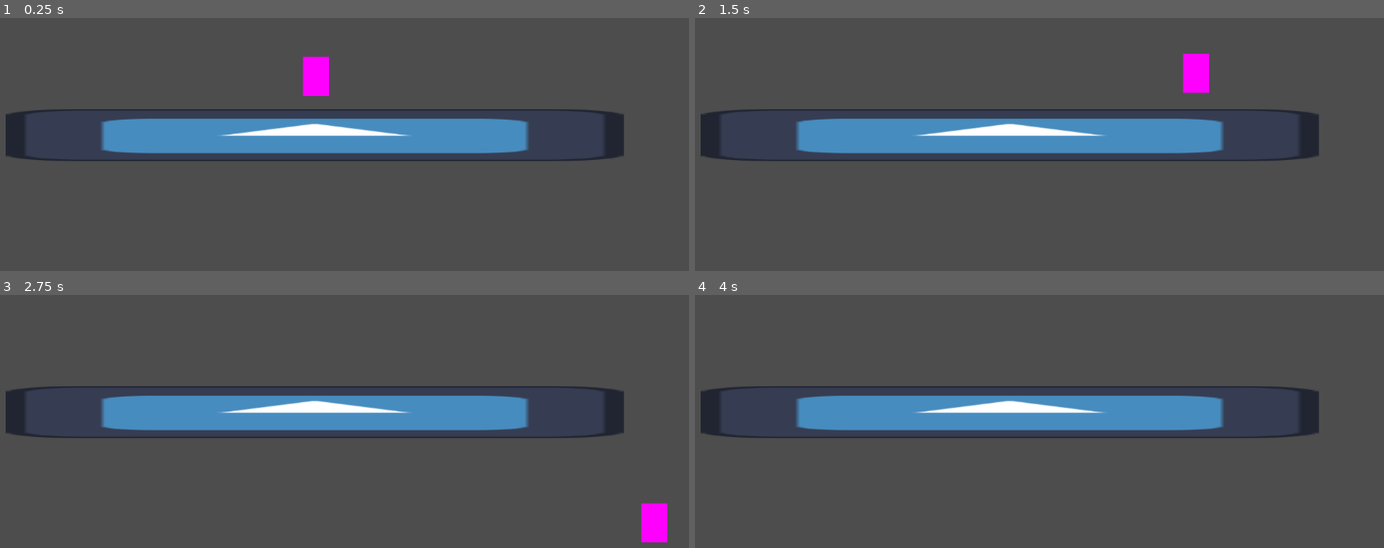
Above: before the commit, frames 1-4 (two rows, left to right).
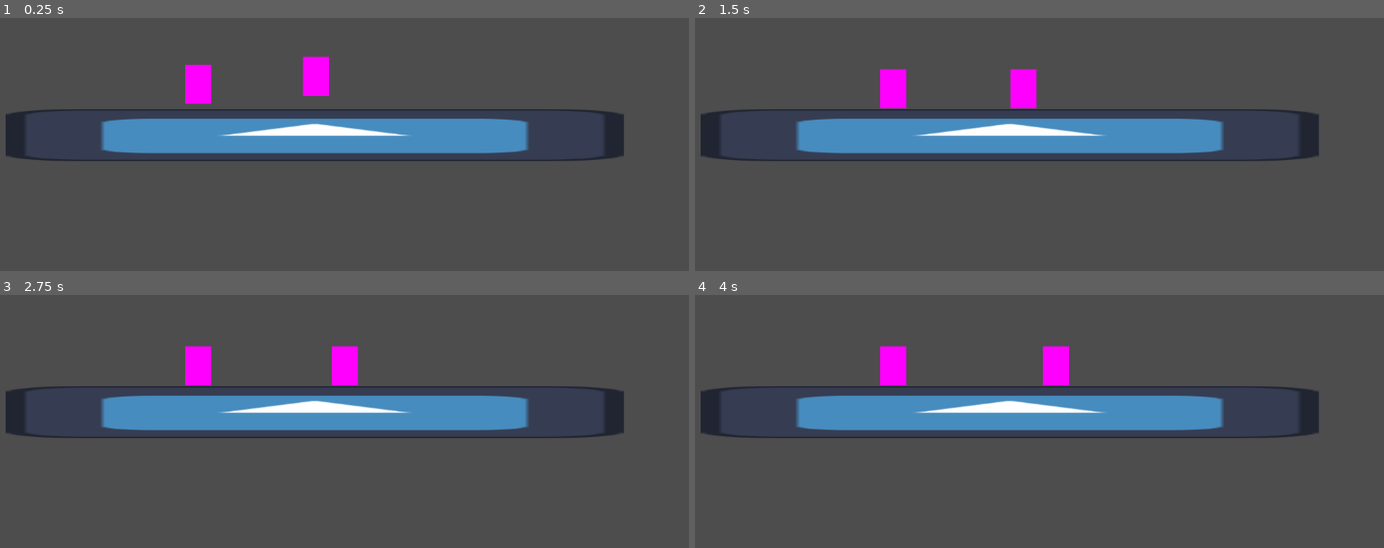
Above: after the commit, the same moments.

Repository: jneisen/avatargame
Game: Godot game, scene res://Scenes/test.tscn
The game is run twice, just before and just after one commit, with the same random seed, the same clock (stepped at 60 frames per second) and the same inputs. The engine's default icon, where the game draws it, is replaced by a stand-in: a white triangle on a blue panel in a dark square.
Inputs:
- Up to frame 1 (0.25 s): no input
- Up to frame 2 (1.5 s): hold Space (Attack) 0.53-1.28 s; hold D (Right) from 0.53 s (still down); tap W (Jump) at 0.77 s; tap , (Attack2) at 1.35 s
- Up to frame 3 (2.75 s): tap W (Jump) at 1.52 s; release D (Right) at 2.03 s; hold A (Left) from 2.03 s (still down); hold Down (Down2) from 2.03 s (still down)
- Up to frame 4 (4 s): release A (Left) at 2.78 s; release Down (Down2) at 2.78 s; hold D (Right) from 2.78 s (still down); tap Left (Left2) at 2.85 s; tap W (Jump) at 3.02, 3.77 s; tap Enter at 3.5 s; hold Right (Right2) from 3.53 s (still down)

The runs differ from the first frame. In frame 1, 0.6% of the frame differs, in the area x 26-31%, y 18-35%; in frame 2, 1.8%, in the area x 26-75%, y 14-36%; in frame 3, 1.8%; in frame 4, 1.2%.

Commit message:
added a way to stop movement while in a move and a way to cancel a move when a person is hit

Diff:
--- a/Scenes/character.tscn
+++ b/Scenes/character.tscn
@@ -7,6 +7,8 @@
 [sub_resource type="PlaceholderTexture2D" id="PlaceholderTexture2D_8akw6"]
 
 [node name="CharacterBody2D" type="CharacterBody2D"]
+collision_layer = 128
+platform_floor_layers = 4294967167
 script = ExtResource("1_ojunq")
 
 [node name="CollisionShape2D" type="CollisionShape2D" parent="."]
--- a/Scenes/test.tscn
+++ b/Scenes/test.tscn
@@ -14,6 +14,11 @@
 
 [node name="Camera2D" type="Camera2D" parent="."]
 
+[node name="CharacterBody2D2" parent="." instance=ExtResource("1_6r33q")]
+position = Vector2(-177, -29)
+scale = Vector2(2, 2)
+player1 = false
+
 [node name="StaticBody2D" type="StaticBody2D" parent="."]
 
 [node name="Sprite2D" type="Sprite2D" parent="StaticBody2D"]
--- a/Scripts/character.gd
+++ b/Scripts/character.gd
@@ -23,6 +23,7 @@
 var special : bool
 
 var grounded : bool
+var actionable = true
 
 var facingLeft = false
 
@@ -42,6 +43,9 @@
 	playerMovement = knockback * (1.0 + health)
 	health += (damage / 100.0)
 	hitstunTimer = hitstun
+	actionable = true
+	# if there is a scene underneath this one, delete it (aka a current move running)
+	get_node_or_null("currentMove").queue_free()
 
 func die():
 	lives -= 1
@@ -49,6 +53,8 @@
 		gameController.lose(player1)
 	health = 0.0
 
+func finishMove():
+	actionable = true
 #------------------------------------------------------------
 
 func _ready():
@@ -87,7 +93,7 @@
 
 func _physics_process(_delta: float) -> void:
 	grounded = is_on_floor()
-	if(hitstunTimer > 0):
+	if(hitstunTimer > 0 || !actionable):
 		if(!grounded):
 			playerMovement.y += get_gravity().y * _delta
 		velocity = playerMovement
@@ -136,8 +142,10 @@
 		else:
 			attackCode = "neutral"
 		if(attack):
+			actionable = false
 			attackDirection(attackCode)
 		if(special):
+			actionable = false
 			specialDirection(attackCode)
 
 	# move and slide to complete character movements for this frame
